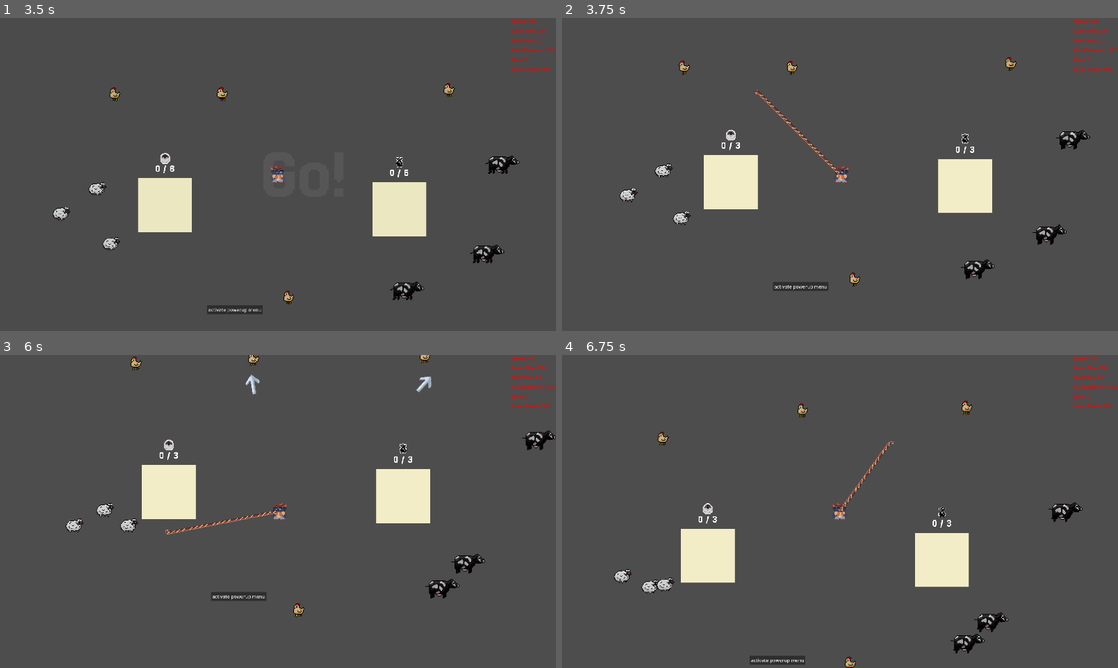
Above: before the commit, frames 1-4 (two rows, left to right).
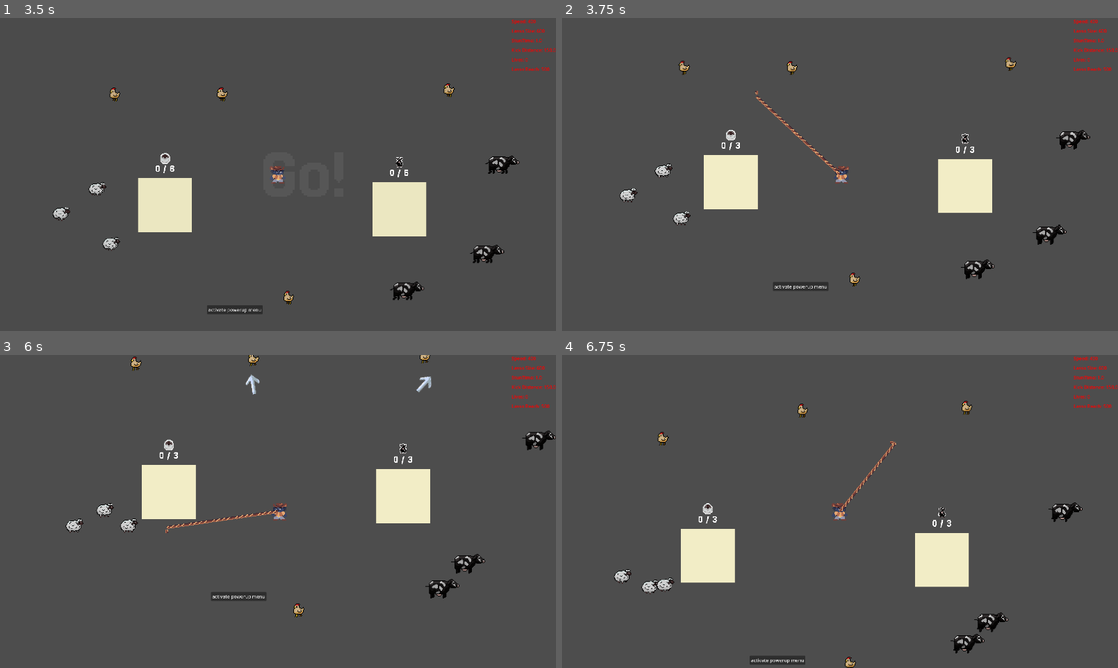
Above: after the commit, the same moments.

Repository: kinghos/GMTK-Game-Jam-2025
Game: Godot game, scene res://scenes/levels/test_level.tscn
The game is run twice, just before and just after one commit, with the same random seed, the same clock (stepped at 60 frames per second) and the same inputs. This scene is started directly instead of the project's main scene.
Inputs (mouse positions are in pixels of both pictures, inside the frame that each line leads up to):
- Up to frame 1 (3.5 s): move the mouse to (250, 237) at 0.52 s; hold Space (Kick) 0.53-1.28 s; hold Up (Up) 0.53-2.03 s; click (250, 237) at 0.67 s; move the mouse to (444, 221) at 1.27 s; tap Space (Kick) at 1.35, 2.85 s; click (444, 221) at 1.42 s; move the mouse to (111, 127) at 2.02 s; hold Space (Kick) 2.03-2.78 s; hold Left (Left) from 2.03 s (still down); click (111, 127) at 2.17 s; move the mouse to (305, 174) at 2.77 s; click (305, 174) at 2.92 s
- Up to frame 2 (3.75 s): move the mouse to (756, 96) at 3.52 s; release Left (Left) at 3.53 s; hold S (Down) from 3.53 s (still down); hold Space (Kick) from 3.53 s (still down); click (756, 96) at 3.67 s
- Up to frame 3 (6 s): tap P (Pause) at 4.15 s; move the mouse to (400, 495) at 4.27 s; release S (Down) at 4.28 s; release Space (Kick) at 4.28 s; hold Right (Right) 4.28-5 s; tap Space (Kick) at 4.35 s; click (400, 495) at 4.42 s; click "RESUME" at 5 s; move the mouse to (166, 527) at 5.77 s; hold Up (Up) from 5.78 s (still down); hold Space (Kick) from 5.78 s (still down); click (166, 527) at 5.92 s
- Up to frame 4 (6.75 s): move the mouse to (895, 442) at 6.52 s; release Up (Up) at 6.53 s; release Space (Kick) at 6.53 s; hold Right (Right) from 6.53 s (still down); tap Space (Kick) at 6.6 s; click (895, 442) at 6.67 s

Frame 1 is identical in both runs. In frame 2, 0.3% of the frame differs, in the area x 34-51%, y 22-51%; in frame 3, 0.3%, in the area x 30-50%, y 49-58%; in frame 4, 0.2%.

Commit message:
more lasso fixes

Diff:
--- a/scenes/lasso.gd
+++ b/scenes/lasso.gd
@@ -19,8 +19,6 @@
 	Globals.lasso = self
 
 func _process(delta):
-	var nearest_lasso_point: Vector2  # for drawing line_from_player later
-
 	if is_drawing:
 		# Handle the drawing of the main lasso
 		var pos = get_global_mouse_position()
@@ -41,27 +39,30 @@
 			else:
 				finish_lasso()
 
-	if !points.is_empty():
-		if Globals.player.global_position.distance_to(points[0]) > Globals.player_lasso_reach:
-			finish_lasso(true)
-		else:
-			line_from_player.points = [player.global_position, points[0]]
+	# Cancel lasso if the player moves further away than their reach
+	if !points.is_empty() and Globals.player.global_position.distance_to(points[0]) > Globals.player_lasso_reach:
+		finish_lasso(true)
+
+	var mouse_pos = get_global_mouse_position()
+	var direction = (mouse_pos - player.global_position).normalized()
+	var distance = player.global_position.distance_to(mouse_pos)
+
+	if distance <= Globals.player_lasso_reach:
+		line_from_player.points = [player.global_position, mouse_pos]
+		line_from_player.modulate = Color.WHITE
 	else:
-		var mouse_pos = get_global_mouse_position()
-		var direction = (mouse_pos - player.global_position).normalized()
-		var distance = player.global_position.distance_to(mouse_pos)
-
-		if distance <= Globals.player_lasso_reach:
-			line_from_player.points = [player.global_position, mouse_pos]
-			line_from_player.modulate = Color.WHITE
-		else:
-			var clamped_point = player.global_position + direction * Globals.player_lasso_reach
-			line_from_player.points = [player.global_position, clamped_point]
-			line_from_player.modulate = Color.RED
+		var clamped_point = player.global_position + direction * Globals.player_lasso_reach
+		line_from_player.points = [player.global_position, clamped_point]
+		line_from_player.modulate = Color.RED
 
 func _input(event):
 	if event is InputEventMouseButton and event.button_index == MOUSE_BUTTON_LEFT:
 		if event.pressed and player.global_position.distance_to(get_global_mouse_position()) <= Globals.player_lasso_reach:
+			# prevent lasso drawing if mouse hovering over pen
+			for pen: Pen in get_tree().get_nodes_in_group("Pens"):
+				if pen.is_mouse_over:
+					print("e")
+					return
 			start_lasso()
 		else:
 			if is_drawing:
--- a/scenes/pen.gd
+++ b/scenes/pen.gd
@@ -1,5 +1,7 @@
 extends Node2D
 class_name Pen
+
+var is_mouse_over: bool = false
 
 var animals_in_auto_kick_area: Array[BaseAnimal]
 var animals_in_pen_enclosure: Array[BaseAnimal]
@@ -27,19 +29,24 @@
 	if body is BaseAnimal:
 		animals_in_auto_kick_area.append(body)
 
-
 func _on_instant_kick_area_body_exited(body: Node2D) -> void:
 	if body is BaseAnimal:
 		animals_in_auto_kick_area.erase(body)
-
 
 func _on_pen_enclosure_body_entered(body: Node2D) -> void:
 	if body is BaseAnimal:
 		animals_in_pen_enclosure.append(body)
 		body.in_pen = true
 
-
 func _on_pen_enclosure_body_exited(body: Node2D) -> void:
 	if body is BaseAnimal:
 		animals_in_pen_enclosure.erase(body)
 		body.in_pen = false
+
+func _on_pen_enclosure_mouse_entered() -> void:
+	print("mouse entered")
+	is_mouse_over = true
+
+func _on_pen_enclosure_mouse_exited() -> void:
+	print("mouse exited")
+	is_mouse_over = false
--- a/scenes/pen.tscn
+++ b/scenes/pen.tscn
@@ -27,6 +27,7 @@
 offset_top = -93.0
 offset_right = 93.0
 offset_bottom = 93.0
+mouse_filter = 1
 color = Color(0.946983, 0.929075, 0.777775, 1)
 
 [node name="PenEnclosure" type="Area2D" parent="."]
@@ -99,5 +100,7 @@
 
 [connection signal="body_entered" from="PenEnclosure" to="." method="_on_pen_enclosure_body_entered"]
 [connection signal="body_exited" from="PenEnclosure" to="." method="_on_pen_enclosure_body_exited"]
+[connection signal="mouse_entered" from="PenEnclosure" to="." method="_on_pen_enclosure_mouse_entered"]
+[connection signal="mouse_exited" from="PenEnclosure" to="." method="_on_pen_enclosure_mouse_exited"]
 [connection signal="body_entered" from="InstantKickArea" to="." method="_on_instant_kick_area_body_entered"]
 [connection signal="body_exited" from="InstantKickArea" to="." method="_on_instant_kick_area_body_exited"]
--- a/scenes/ui/pause_menu.tscn
+++ b/scenes/ui/pause_menu.tscn
@@ -19,6 +19,7 @@
 anchor_bottom = 1.0
 grow_horizontal = 2
 grow_vertical = 2
+mouse_filter = 1
 theme = ExtResource("1_fvuwu")
 
 [node name="ColorRect" type="ColorRect" parent="Control"]
